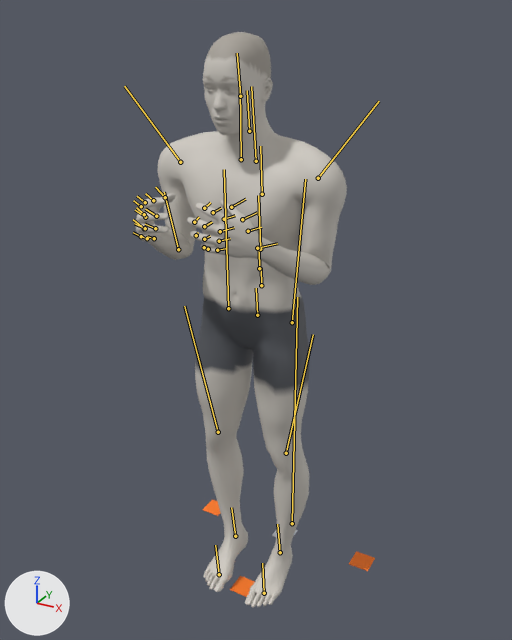
One commit to the glTF model exports/three-point-standing-hops.glb: the scene before it, then after it.
Camera for both pictures: a 50 mm camera at (0.973, -2.068, 1.89) aimed at (0.01, -0.318, 1.015). The axes (+X, +Y, +Z) are drawn at lower left. The lights are the same throughout. The picture after the commit comes second. Both versions are drawn at frame 39 of the action 'three-point-standing-hops_right'; the numbers are the values there. The bones that change, and the others that lie on the model, are drawn over the model as lines.
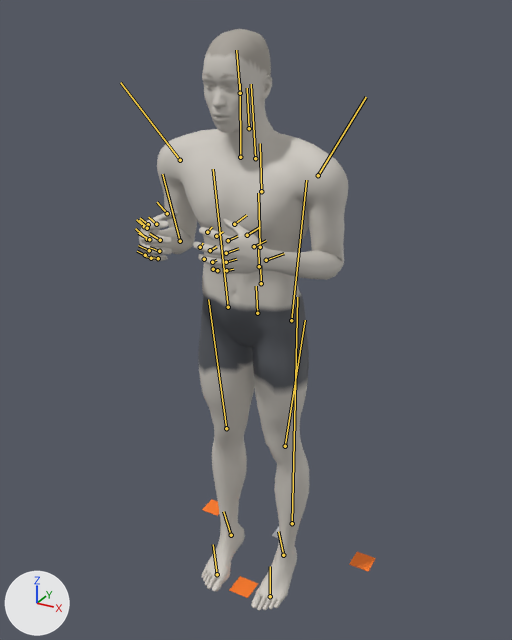
ob_props is not drawn itself; it is the parent of ob_markcenter, ob_markleft, ob_markforward, ob_markright.

Where the change shows, as pixel boxes (x1, y1, x2, y2) in the pictures (512 x 640 px):
'Mesh_0', posed: before (136, 32, 347, 608); after (139, 29, 348, 611)
'markForward', posed: before (230, 576, 255, 597); after (229, 576, 258, 598)
'markLeft', posed: before (349, 551, 375, 571); after (349, 552, 376, 572)
'markRight', posed: before (203, 500, 221, 516); after (202, 499, 219, 516)
bone 'pelvis', root to tip: before (257, 315) to (256, 288); after (257, 313) to (256, 286)
bone 'upperarm_l', root to tip: before (318, 178) to (379, 101); after (318, 175) to (366, 97)
bone 'upperarm_r', root to tip: before (180, 162) to (124, 86); after (180, 160) to (120, 82)
bone 'thigh_l', root to tip: before (292, 322) to (305, 179); after (291, 320) to (306, 180)
bone 'calf_l', root to tip: before (286, 453) to (313, 334); after (285, 446) to (305, 320)
bone 'foot_l', root to tip: before (280, 552) to (277, 524); after (283, 555) to (278, 531)
bone 'ball_l', root to tip: before (264, 593) to (262, 563); after (270, 596) to (270, 566)
bone 'thigh_r', root to tip: before (228, 308) to (224, 169); after (228, 307) to (213, 169)
bone 'calf_r', root to tip: before (218, 432) to (184, 306); after (226, 428) to (208, 299)
bone 'foot_r', root to tip: before (235, 536) to (231, 507); after (231, 535) to (223, 511)
bone 'ball_r', root to tip: before (219, 574) to (215, 545); after (217, 574) to (213, 544)

The edits, one by one:
Bone 'pelvis' (bone_pelvis) moves from (0.283, 0.04, 0.0) to (0.285, 0.047, 0.0).
Bone 'upperarm_l' (bone_upperarm_l) turns from (-40, -6, 6) to (-36, -7, -4) degrees about its own x, y and z.
Bone 'upperarm_r' (bone_upperarm_r) turns from (40, 6, 6) to (36, 7, -4) degrees about its own x, y and z.
Bone 'thigh_l' (bone_thigh_l) turns from (-3, 1, 9) to (-5, 2, 5) degrees about its own x, y and z.
Bone 'calf_l' (bone_calf_l) turns from (-9, 0, -7) to (-2, 0, 1) degrees about its own x, y and z.
Bone 'foot_l' (bone_foot_l) turns from (11, -2, -6) to (7, -1, -19) degrees about its own x, y and z.
Bone 'ball_l' (bone_ball_l) turns from (0, 0, 3) to (-1, 0, 14) degrees about its own x, y and z.
Bone 'thigh_r' (bone_thigh_r) turns from (3, -1, 9) to (5, -2, 5) degrees about its own x, y and z.
Bone 'calf_r' (bone_calf_r) turns from (9, 0, -7) to (2, 0, 1) degrees about its own x, y and z.
Bone 'foot_r' (bone_foot_r) turns from (-11, 2, -6) to (-7, 1, -19) degrees about its own x, y and z.
Bone 'ball_r' (bone_ball_r) turns from (0, 0, 3) to (1, 0, 14) degrees about its own x, y and z.
